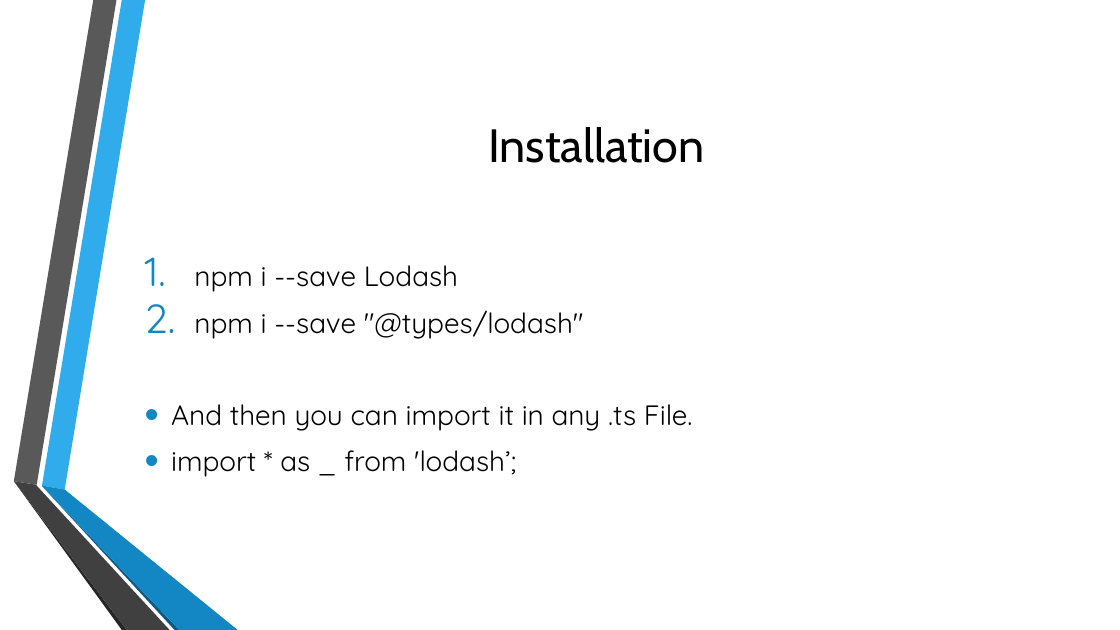
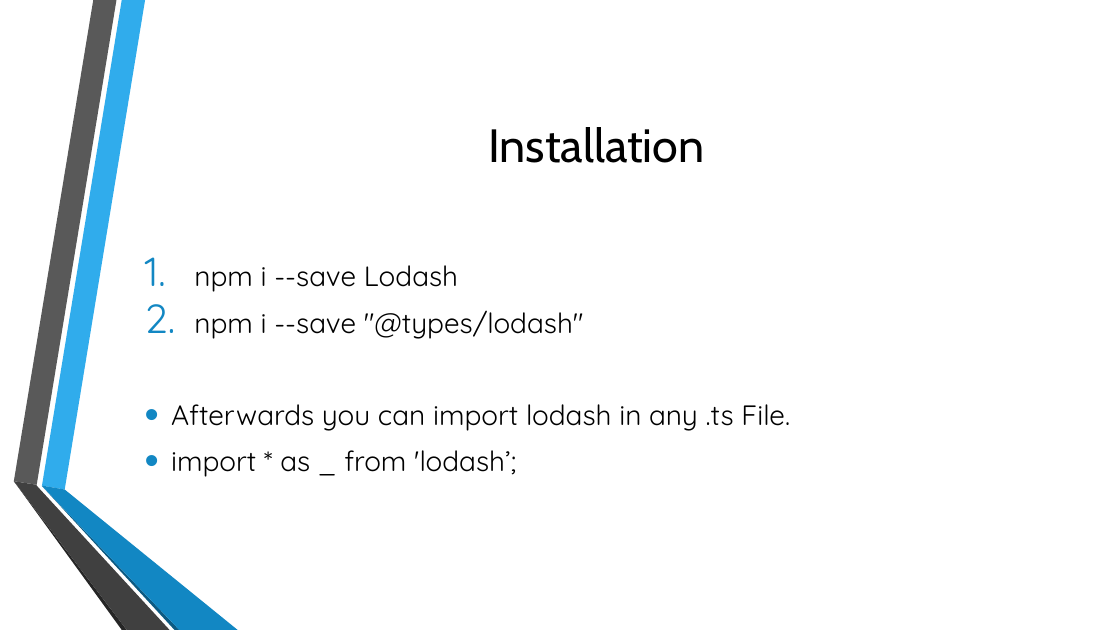
Before and after one commit to KostaProsenikov/lodash, a slide deck: slide 3 of Lodash.pptx. Drawn at 1120x630 pixels with LibreOffice and Linux fonts; fonts in the diff are those of the drawing; background and template pictures are left out. Boxes give left, top, right and bottom in pixels: in the first picture for what was removed or moved away, otherwise in the second. Text is boxed around its words. In the diff, an @@ line names an element or a change of style, - is before the commit and + after.

```diff
--- a/Lodash.pptx
+++ b/Lodash.pptx
@@ text at [171, 404, 790, 431]: text changed @@
-• And then you can import it in any .ts File.
+• Afterwards you can import lodash in any .ts File.
```
Also in this commit, not shown: 1 other slide changed, 2 other files.
